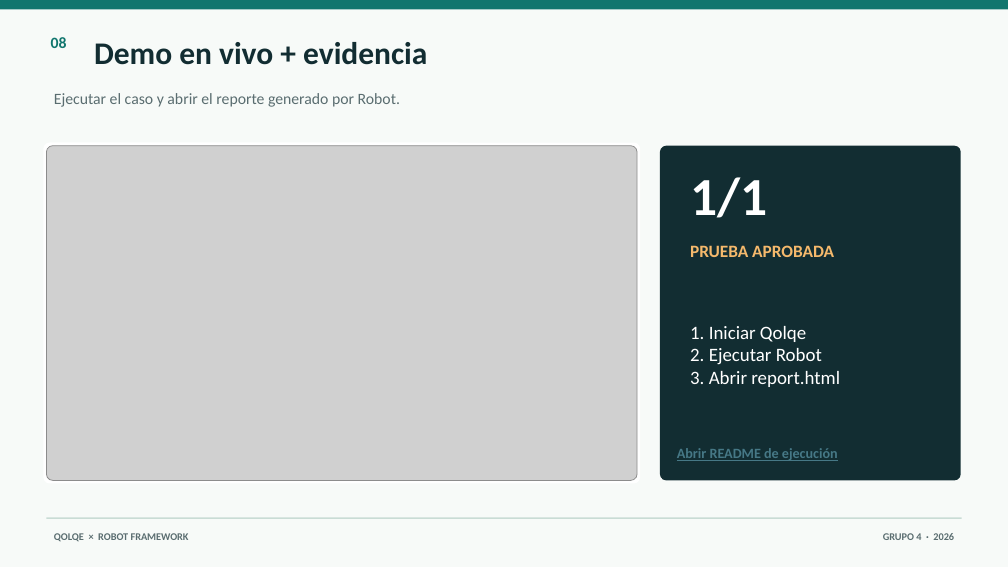
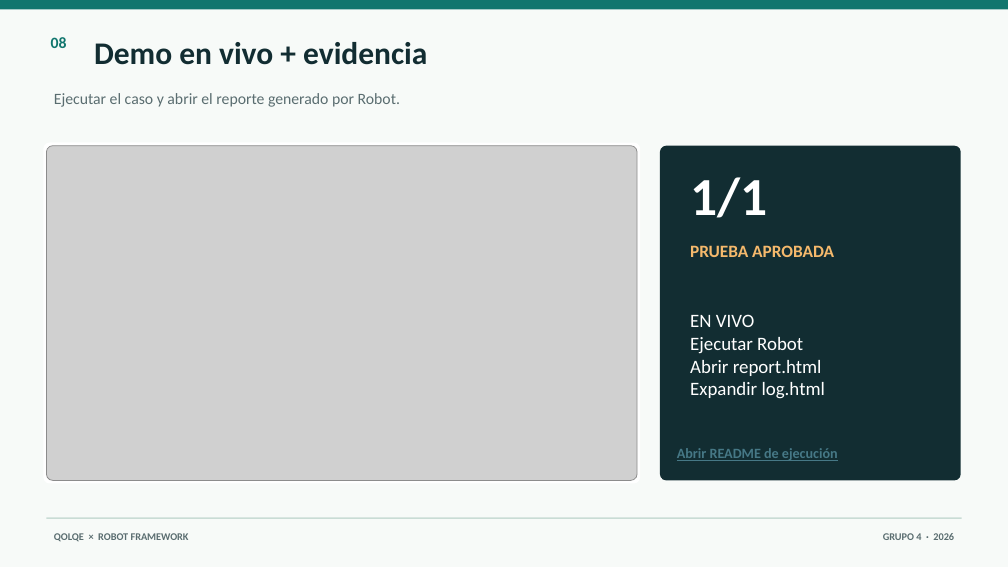
Before and after one commit to Joharjbe/qolqe-wallet, a slide deck: slide 8 of docs/Presentacion_Robot_Framework_G4_visual.pptx. Drawn at 1008x567 pixels with LibreOffice and Linux fonts; fonts in the diff are those of the drawing; grey boxes stand for pictures. Boxes give left, top, right and bottom in pixels: in the first picture for what was removed or moved away, otherwise in the second. Text is boxed around its words. In the diff, an @@ line names an element or a change of style, - is before the commit and + after.

```diff
--- a/docs/Presentacion_Robot_Framework_G4_visual.pptx
+++ b/docs/Presentacion_Robot_Framework_G4_visual.pptx
@@ text at [690,314,825,399]: text changed @@
-1. Iniciar Qolqe
-2. Ejecutar Robot
-3. Abrir report.html
+EN VIVO
+Ejecutar Robot
+Abrir report.html
+Expandir log.html
```
Also in this commit, not shown: 2 other slides changed, 1 other file.
